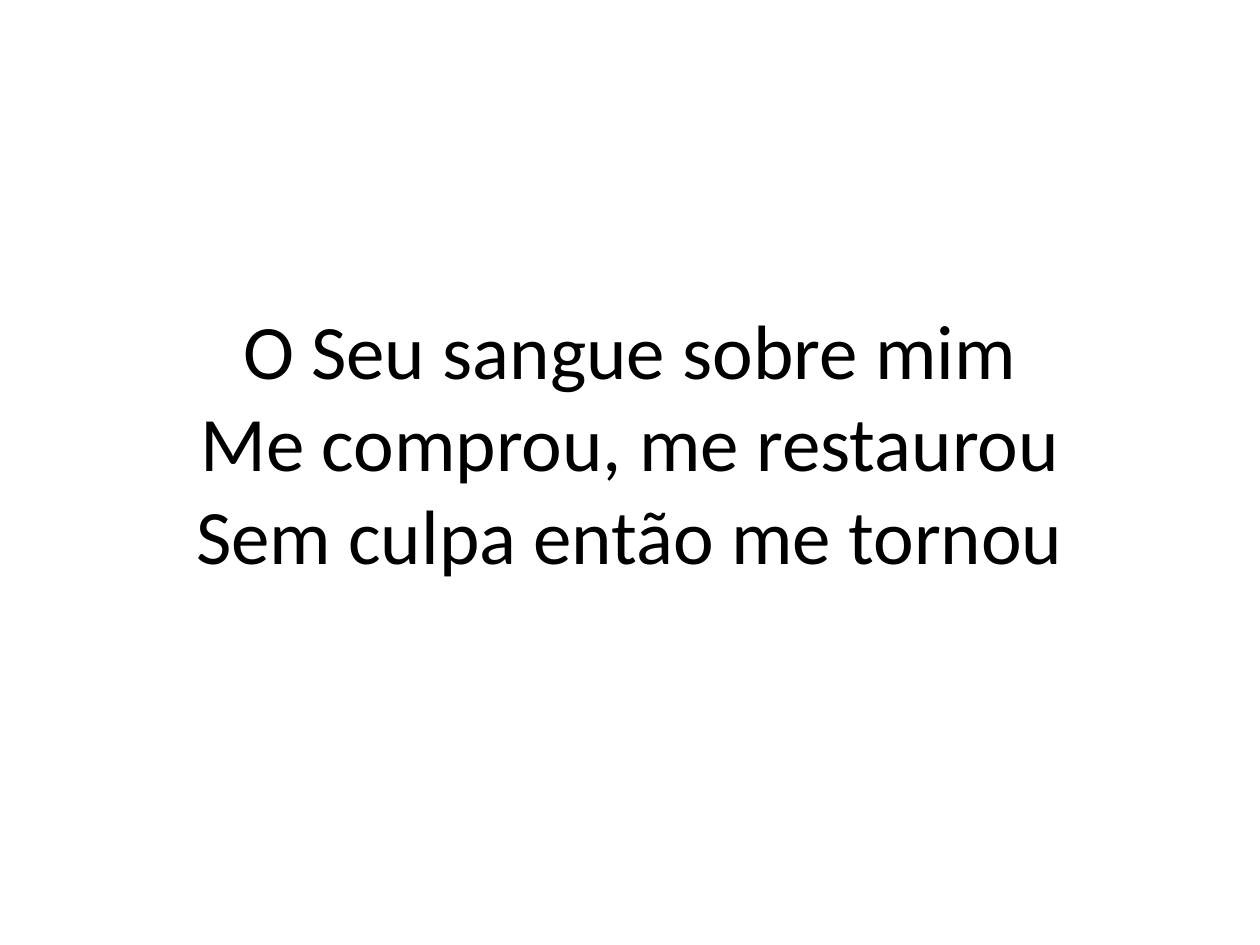
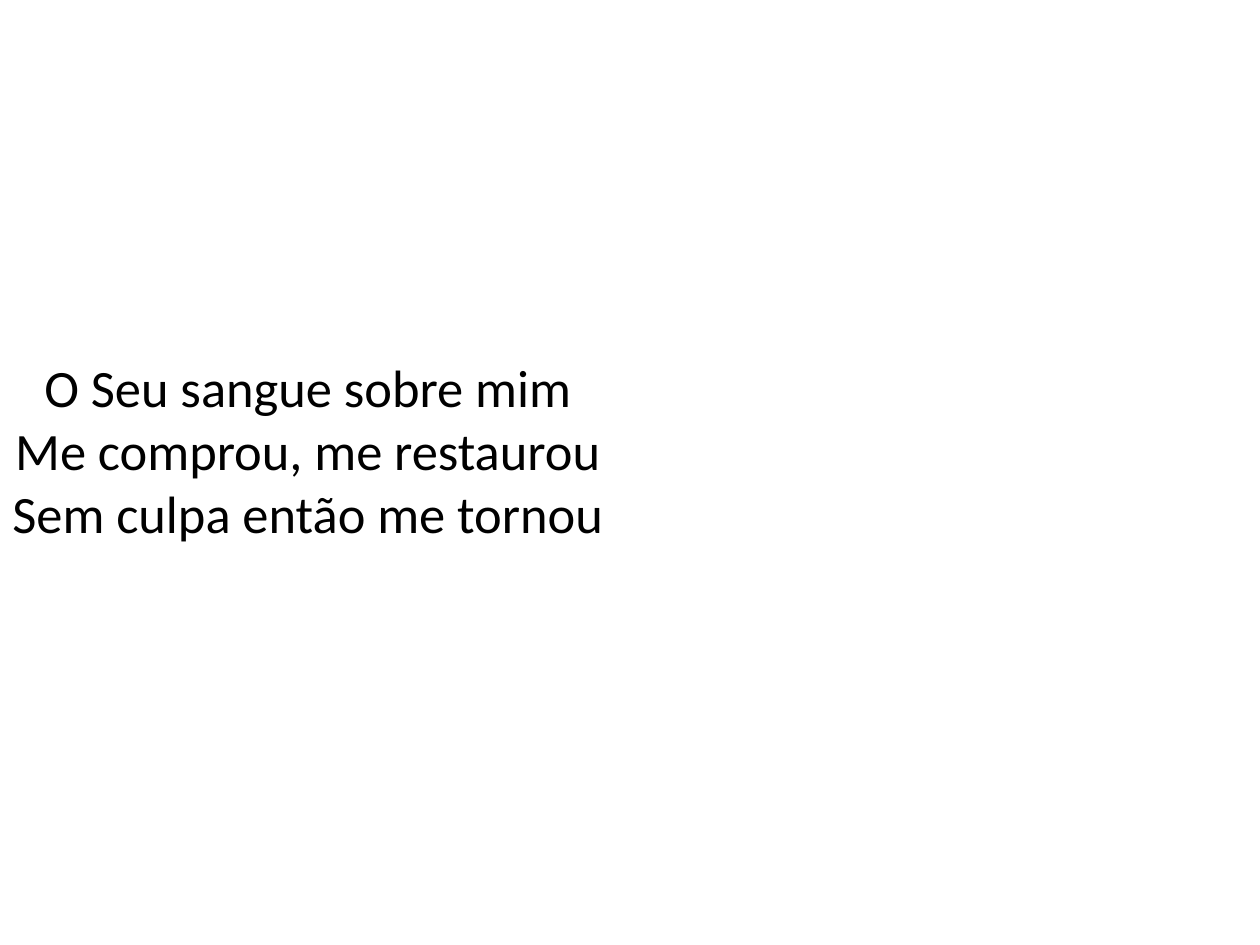
Before and after one commit to hugo-wemer/slide_creator, a slide deck: slide 3 of redencao.pptx. Drawn at 1260x945 pixels with LibreOffice and Linux fonts; fonts in the diff are those of the drawing. Boxes give left, top, right and bottom in pixels: in the first picture for what was removed or moved away, otherwise in the second. Text is boxed around its words. In the diff, an @@ line names an element or a change of style, - is before the commit and + after.

```diff
--- a/redencao.pptx
+++ b/redencao.pptx
@@ text "O Seu sangue sobre mim ..." at [12, 370, 603, 542]: vertical alignment middle to top @@
@@ text at [12, 370, 603, 542]: text changed; size 44 to 30 pt @@
-O Seu sangue sobre mim
-Me comprou, me restaurou
-Sem culpa então me tornou
+O Seu sangue sobre mim
+Me comprou, me restaurou
+Sem culpa então me tornou
```
Also in this commit, not shown: 9 other slides changed, 1 other file.
